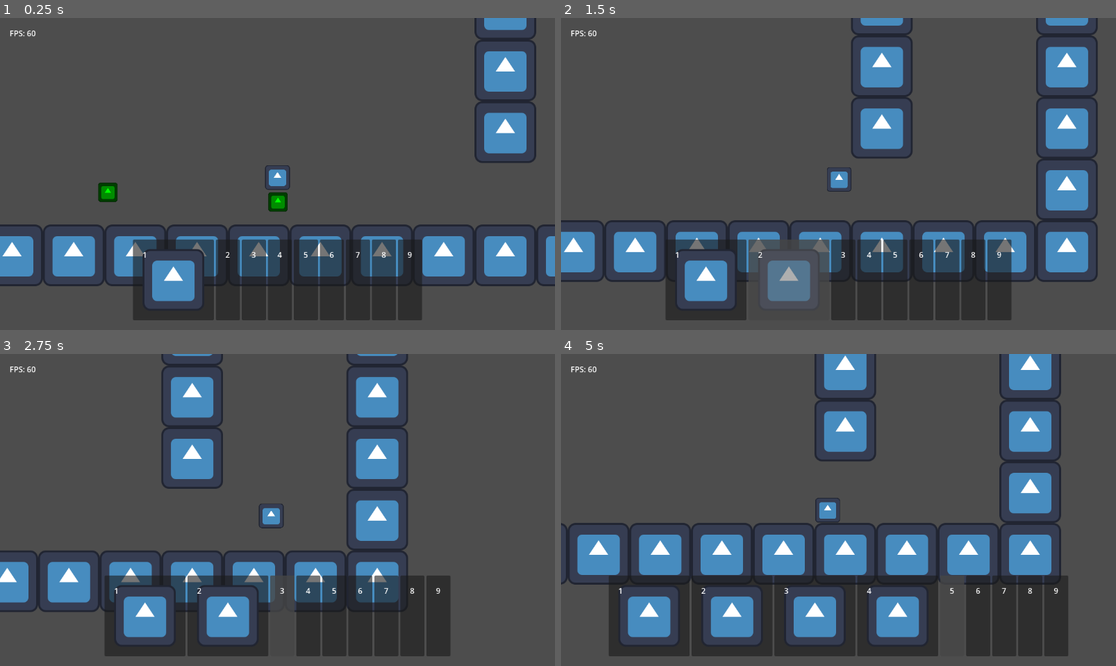
Above: before the commit, frames 1-4 (two rows, left to right).
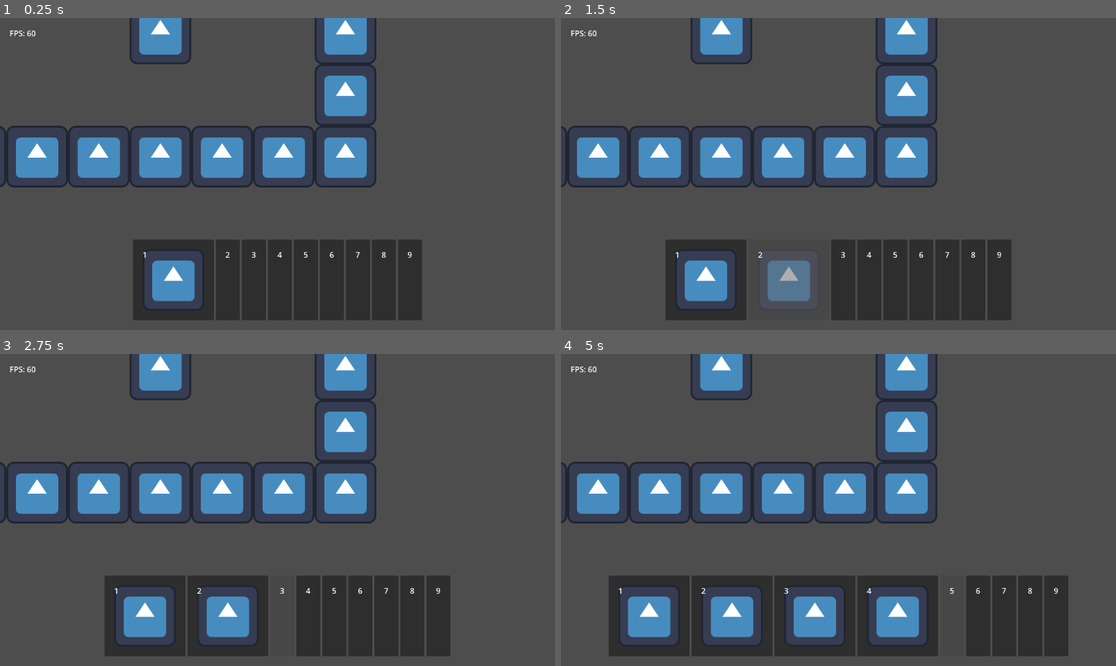
Above: after the commit, the same moments.

Repository: TheHumanMRP/RPG-Life-Tracker
Game: Godot game, scene res://Folders/Systems/Main/Scenes/main_scene.tscn
Same seed, same stepped clock (60 frames per second), same inputs: the game is played once before the commit and once after it. The engine's default icon, where the game draws it, is replaced by a stand-in: a white triangle on a blue panel in a dark square.
Inputs (mouse positions are in pixels of both pictures, inside the frame that each line leads up to):
- Up to frame 1 (0.25 s): no input
- Up to frame 2 (1.5 s): move the mouse to (733, 280) at 0.52 s; hold D (move_right) from 0.53 s (still down); tap Space (jump) at 0.6, 0.77, 1.07 s; click (733, 280) at 0.67 s; move the mouse to (788, 280) at 1.27 s; tap I (add_test_sword) at 1.35 s; click (788, 280) at 1.42 s
- Up to frame 3 (2.75 s): tap Space (jump) at 1.52, 1.55, 1.82, 2.1 s; move the mouse to (283, 616) at 2.02 s; release D (move_right) at 2.03 s; hold A (move_left) from 2.03 s (still down); click (283, 616) at 2.17 s
- Up to frame 4 (5 s): move the mouse to (871, 616) at 2.77 s; release A (move_left) at 2.78 s; hold D (move_right) 2.78-4.28 s; tap I (add_test_sword) at 2.85, 4.35 s; click (871, 616) at 2.92 s; tap Space (jump) at 3.02, 3.05, 3.32, 3.6, 3.77, 4.07, 4.52, 4.55, 4.82 s; move the mouse to (921, 616) at 3.52 s; click (921, 616) at 3.67 s; move the mouse to (949, 616) at 4.27 s; hold A (move_left) from 4.28 s (still down); click (949, 616) at 4.42 s

The runs differ from the first frame. In frame 1, 24% of the frame differs, in the area x 0-100%, y 0-86%; in frame 2, 25%; in frame 3, 23%; in frame 4, 26%, in the area x 0-91%, y 0-74%.
Error after the commit: Parse Error: Could not parse global class "MovementComponent" from "res://Folders/Components/movement_component.gd". (res://Folders/Systems/Player/player.gd:17)

Commit message:
Auto commit at 2026-07-08 16:38:39

Diff:
--- a/Folders/Components/movement_component.gd
+++ b/Folders/Components/movement_component.gd
@@ -46,7 +46,7 @@
 	current_velocity: Vector2,
 	direction: int,
 	is_on_floor: bool,
-	is_on_wall_only: bool,
+	is_on_wall: bool,
 	wall_dir: float,
 	jump: bool,
 	delta: float
@@ -63,7 +63,7 @@
 		coyote_timer -= delta
 
 	# Wall Jump
-	if is_on_wall_only and jump:
+	if is_on_wall and and not is_on_floor and jump:
 		velocity.x = wall_dir * wall_jump_force
 		velocity.y = - (wall_jump_force / 2)
 
